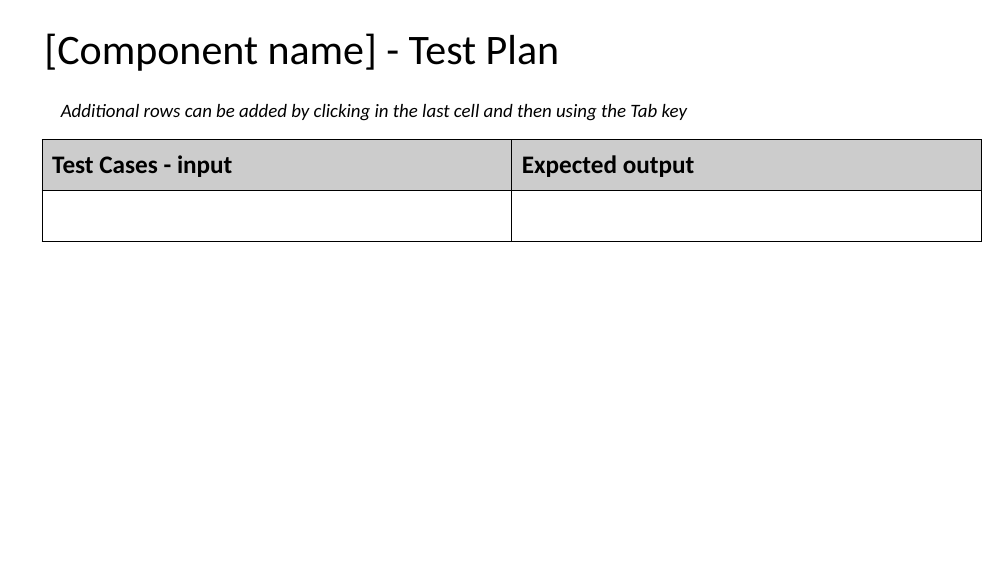
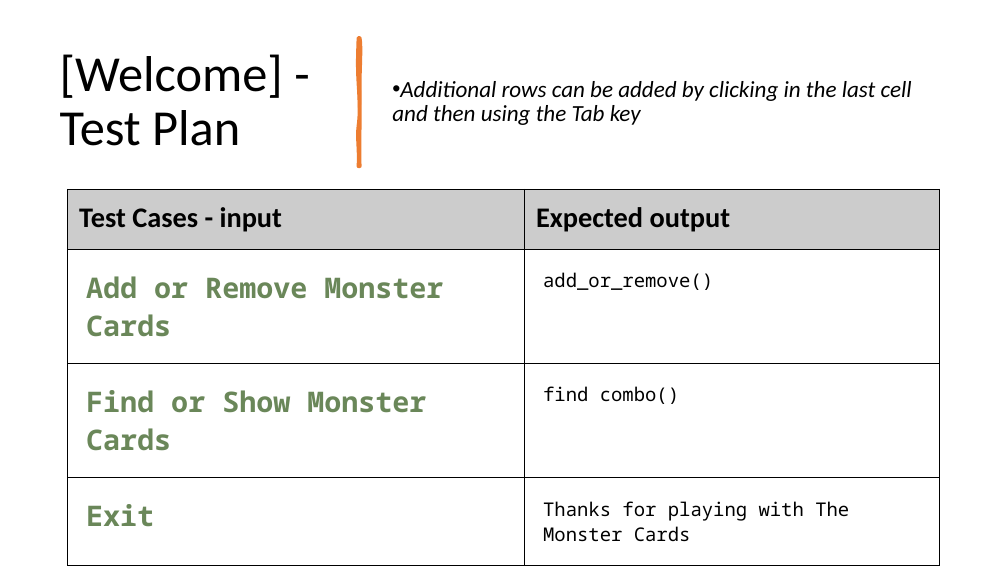
Before and after one commit to peter123321123321/Monster-Cards-Internal, a slide deck: slide 8 of 2.7 and 2.8 Documentation Template.pptx. Drawn at 1008x567 pixels with LibreOffice and Linux fonts; fonts in the diff are those of the drawing. Boxes give left, top, right and bottom in pixels: in the first picture for what was removed or moved away, otherwise in the second. Text is boxed around its words. In the diff, an @@ line names an element or a change of style, - is before the commit and + after.

```diff
--- a/2.7 and 2.8 Documentation Template.pptx
+++ b/2.7 and 2.8 Documentation Template.pptx
@@ title "[Welcome] - Test Plan" at <box>60,54,283,146</box>: vertical alignment top to middle @@
@@ title at <box>60,54,283,146</box>: text changed; size 40 to 48 pt @@
-[Component name] - Test Plan
+[Welcome] - Test Plan
@@ freeform shape added at <box>358,38,360,166</box>, fill #ED7D31, outline #ED7D31 3.25 pt @@
@@ text "Additional rows can be added ...": place and size @@
-text "Additional rows can be added ..." at <box>61,104,687,121</box>
+text "Additional rows can be added ..." at <box>392,81,912,125</box>
@@ text "Additional rows can be added ..." at <box>392,81,912,125</box>: size 18 to 22 pt; bullet none to •; line spacing 1 to 0.9; more space between paragraphs; vertical alignment top to middle @@
@@ table at <box>68,190,939,546</box> @@
-row 2:  | 
+row 2: Add or Remove Monster Cards | add_or_remove()
+row 3: Find or Show Monster Cards | find combo()
+row 4: Exit | Thanks for playing with The Monster Cards
@@ table: place and size @@
-table at <box>42,140,982,240</box>
+table at <box>68,190,939,546</box>
```
Also in this commit, not shown: 5 other slides changed, 15 slides added, 5 other files.
